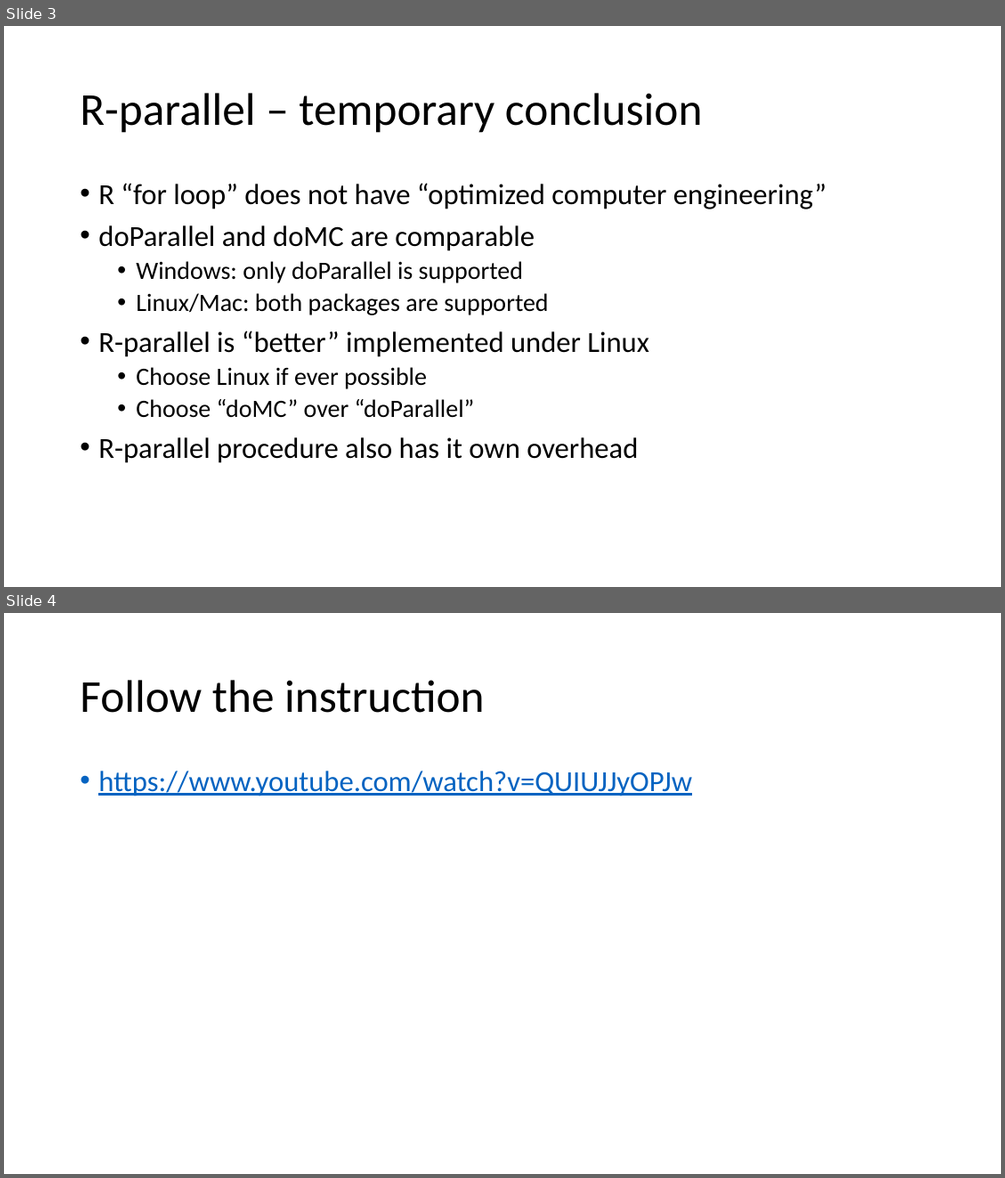
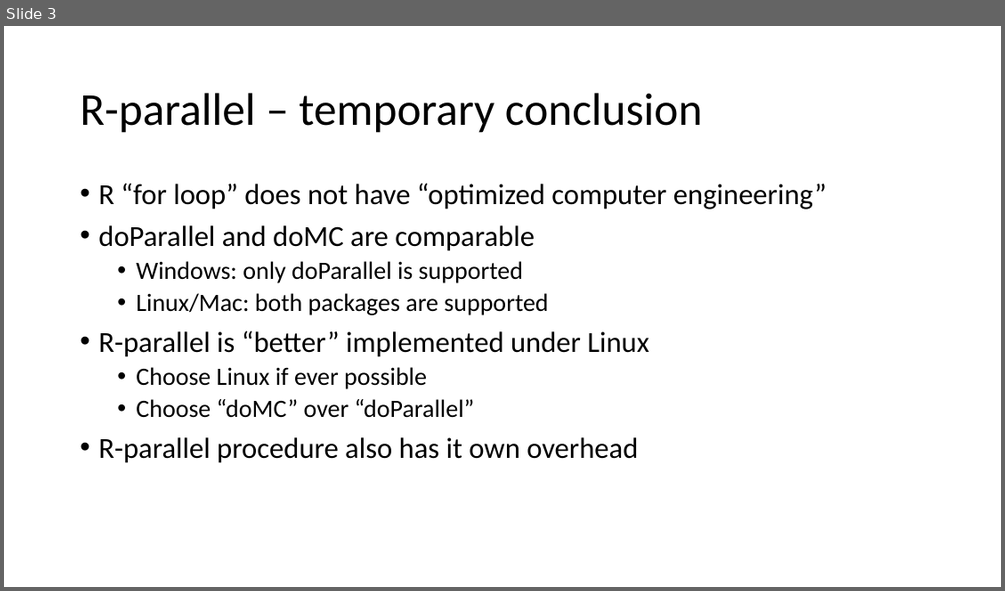
Before and after one commit to 2waybene/helloworld, a slide deck: IB_group_meeting/evalParal/R-parallel.pptx. Shown one above the other, each under a label of ours: slides 3 and 4 before the commit, slide 3 after it. The pictures are 1005x1178 and 1005x591 pixels, drawn with LibreOffice and Linux fonts; fonts in the diff are those of the drawing. Boxes give left, top, right and bottom in pixels: in the first picture for what was removed or moved away, otherwise in the second. Text is boxed around its words. In the diff, an @@ line names an element or a change of style, - is before the commit and + after.

```diff
--- a/IB_group_meeting/evalParal/R-parallel.pptx
+++ b/IB_group_meeting/evalParal/R-parallel.pptx
@@ slide 4 removed at <box>4,613,1001,1174</box>, background #FFFFFF @@
@@ title removed at <box>80,680,484,713</box> @@
-Follow the instruction
@@ text removed at <box>98,771,692,796</box> @@
-• https://www.youtube.com/watch?v=QUIUJJyOPJw
```
Also in this commit, not shown: 8 slides added, 2 other slides removed.
